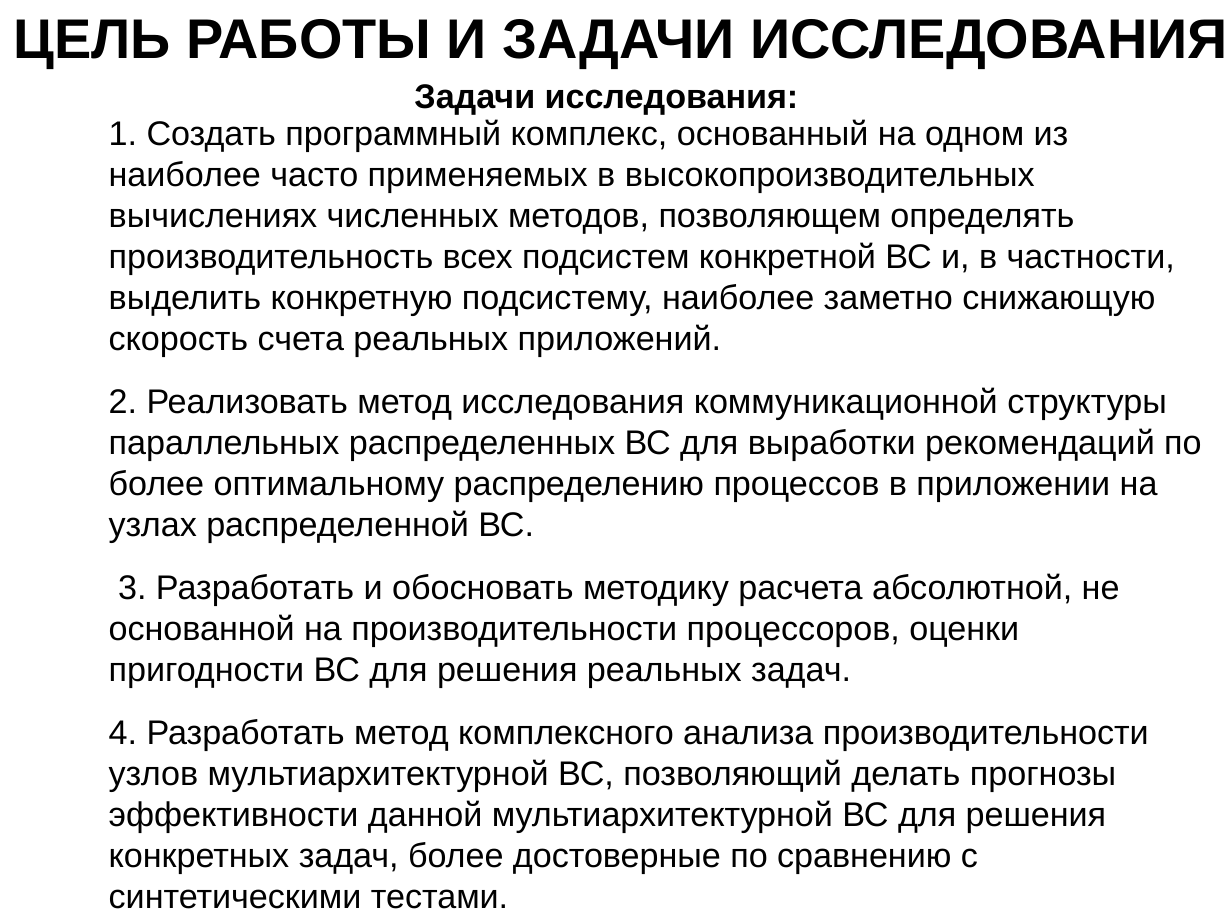
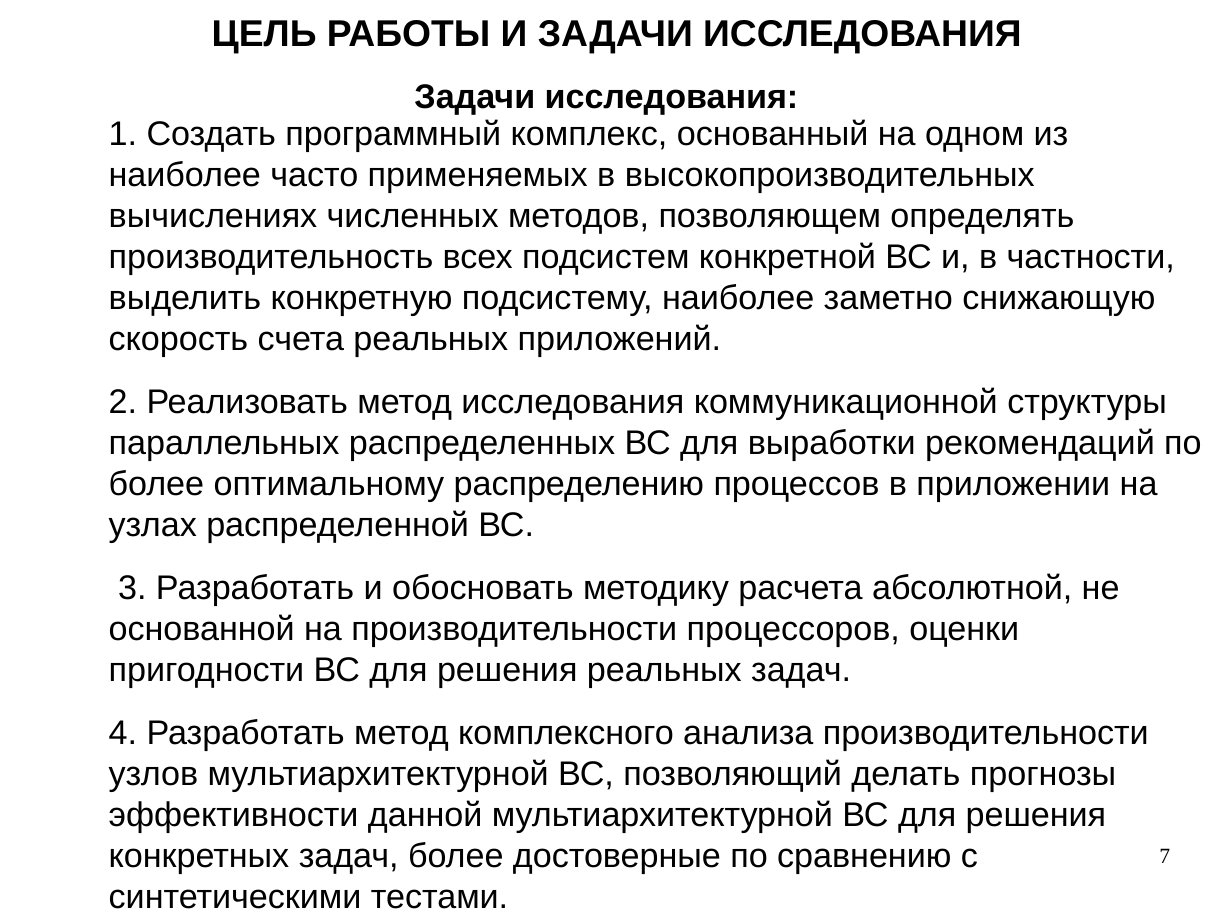
Before and after one commit to snytav/Russian-Phd-LaTeX-Dissertation-Template, a slide deck: slide 7 of Presentation/presentation_SnytnikovAV.odp. Drawn at 1232x924 pixels with LibreOffice and Linux fonts; fonts in the diff are those of the drawing. Boxes give left, top, right and bottom in pixels: in the first picture for what was removed or moved away, otherwise in the second. Text is boxed around its words. In the diff, an @@ line names an element or a change of style, - is before the commit and + after.

```diff
--- a/Presentation/presentation_SnytnikovAV.odp
+++ b/Presentation/presentation_SnytnikovAV.odp
@@ title "ЦЕЛЬ РАБОТЫ И ЗАДАЧИ ИССЛЕДОВАНИЯ" at (x1=212, y1=20, x2=799, y2=115): size 36 to 24 pt @@
@@ page number added at (x1=1159, y1=848, x2=1170, y2=863), 14 pt, text #000000 @@
+7
```
Also in this commit, not shown: 27 other slides changed, 6 slides added, 24 slides removed, 4 other files.
